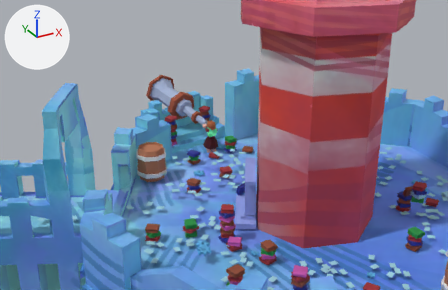
The glTF model yellow_submarine/public/models/scenes/phare.glb as it was, and as the next commit left it.
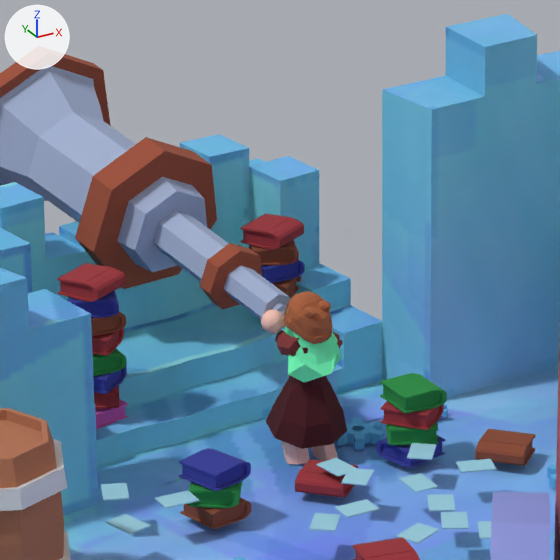
Each version is shown from a camera (50 mm lens) standing at (-30.31, -38.67, 29.38) and looking at (-0.22, 16.04, 2.02), then close up on the part from 34% to 58% of the width and 23% to 59% of the height. Every picture has the same lights, and +X, +Y and +Z are marked at upper left. The older version's two pictures come first. Where no turn or scale is listed for an object, it has been applied to the vertices.

Objects in the first close-up: 'Cylinder.005', 'full model'.
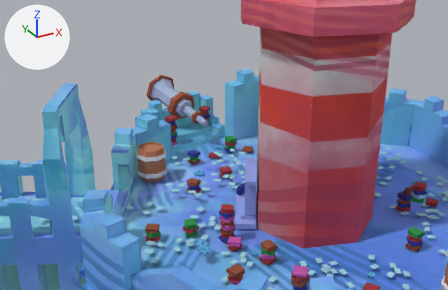
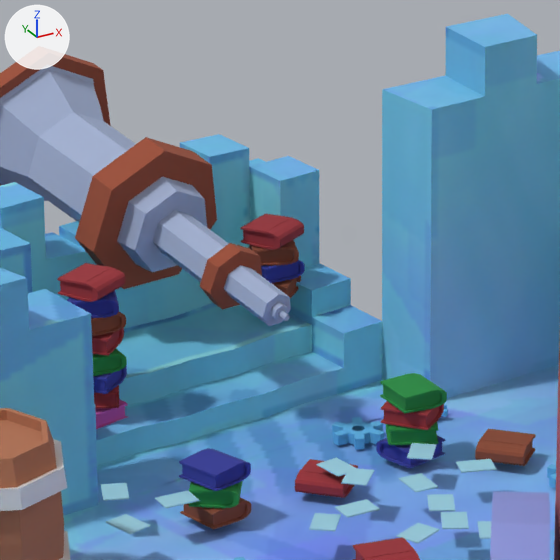
Edits to the bpy script that builds the scene:
```text
Remove ob_full_model:
    ob_full_model = bpy.data.objects.new('full model', me_roundcube_001)
    ob_full_model.location = (-1.21, 16.9, 1.26)
```

Where the change shows, as pixel boxes [x1, y1, x2, y2] in the close-ups (560 x 560 px):
'full model', deleted: before [261, 291, 347, 465]
    faces in mat_material_011: [266, 345, 347, 449]
    faces in mat_material_009: [281, 291, 332, 344]
    faces in mat_material_007: [283, 309, 342, 382]
    faces in mat_material_001: [261, 309, 338, 465]
    faces in mat_material_010: [275, 330, 343, 356]
